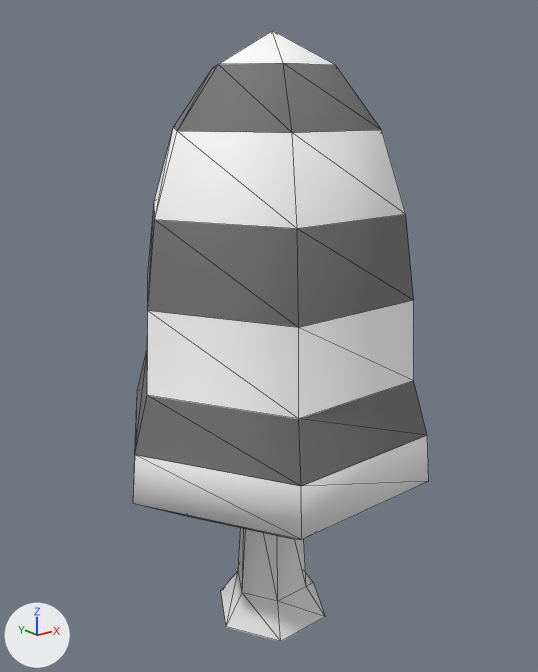
The glTF model maps/super-tile-world/assets/models/stw-tall.far.glb: old version first, new version second.
Both versions are drawn from a 50 mm lens placed at (-0.747, -0.926, 0.898), pointed at (0.021, 0.034, 0.514). Arrows for +X, +Y and +Z are at lower left; the lights stay in place. The older version comes first. Mesh edges are drawn as thin lines. Vertices at exactly the same position are counted once.

Names of what the first picture shows: 'tall'.
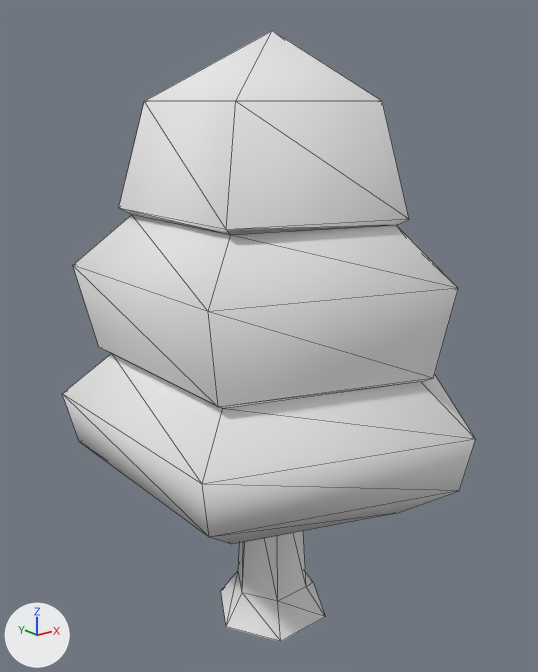
Location of each change, (x1, y1, x2, y2) in pixels of the pictures (538 x 672 px; the box of a moved part takes in the faces that stretch with it):
'tall', reshaped (40% wider): before (133, 30, 429, 642); after (62, 30, 476, 642)
part 1 of me_tall, moved or reshaped: before (133, 30, 429, 540); after (62, 30, 476, 538)
part 2 of me_tall, recoloured: before (136, 311, 413, 540); after (73, 31, 458, 544)

The change, as a list of edits to the scene's bpy script:
```text
Change me_tall:
    used by ob_tall; location = (0.0, 0.0, 0.0)
    remove me_tall.from_pydata(...)  # 68 vertices, 120 faces; spans x -0.274..0.274, y -0.237..0.237, z 0.0..1.0
    add me_tall.from_pydata(...)  # 65 vertices, 114 faces; spans x -0.286..0.375, y -0.338..0.356, z 0.0..1.0
    me_tall part 1
    22 vertices are removed from x -0.266..0.274, y -0.23..0.237, z 0.25..0.95
    76 faces are deleted
    27 vertices move from x -0.274..0.213, y -0.237..0.237, z 0.24..0.95 to x -0.269..0.301, y -0.321..0.335, z 0.26..0.9
    19 vertices are added at x -0.286..0.375, y -0.338..0.356, z 0.34..0.9
    70 new faces join them, mat_leaves
    me_tall part 2: 20 kept faces spanning x -0.269..0.301, y -0.321..0.335, z 0.26..1.0 get new vertex colours
```
